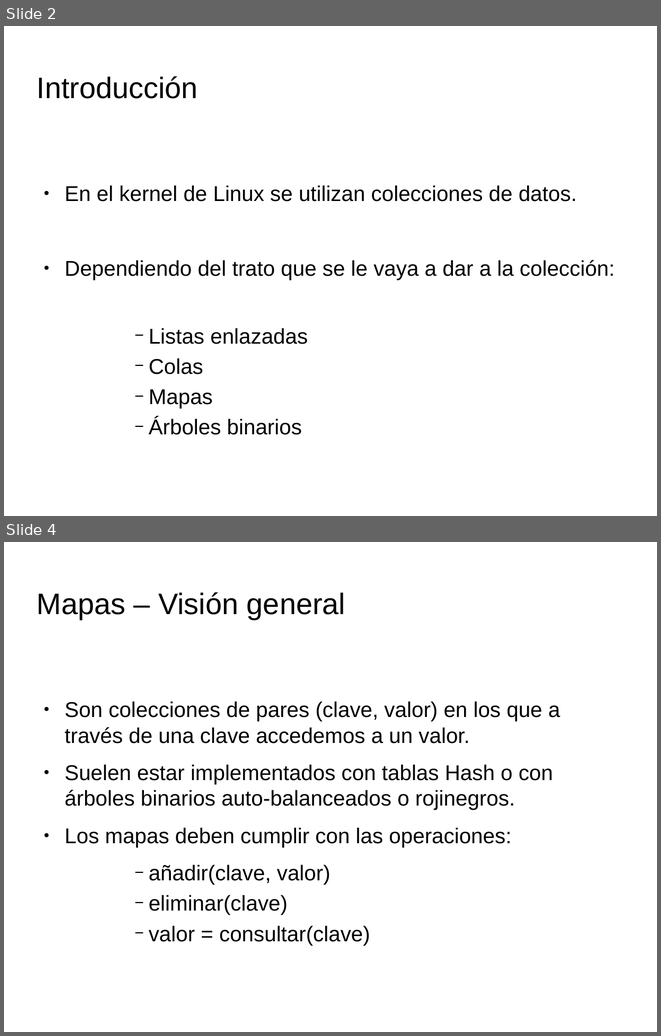
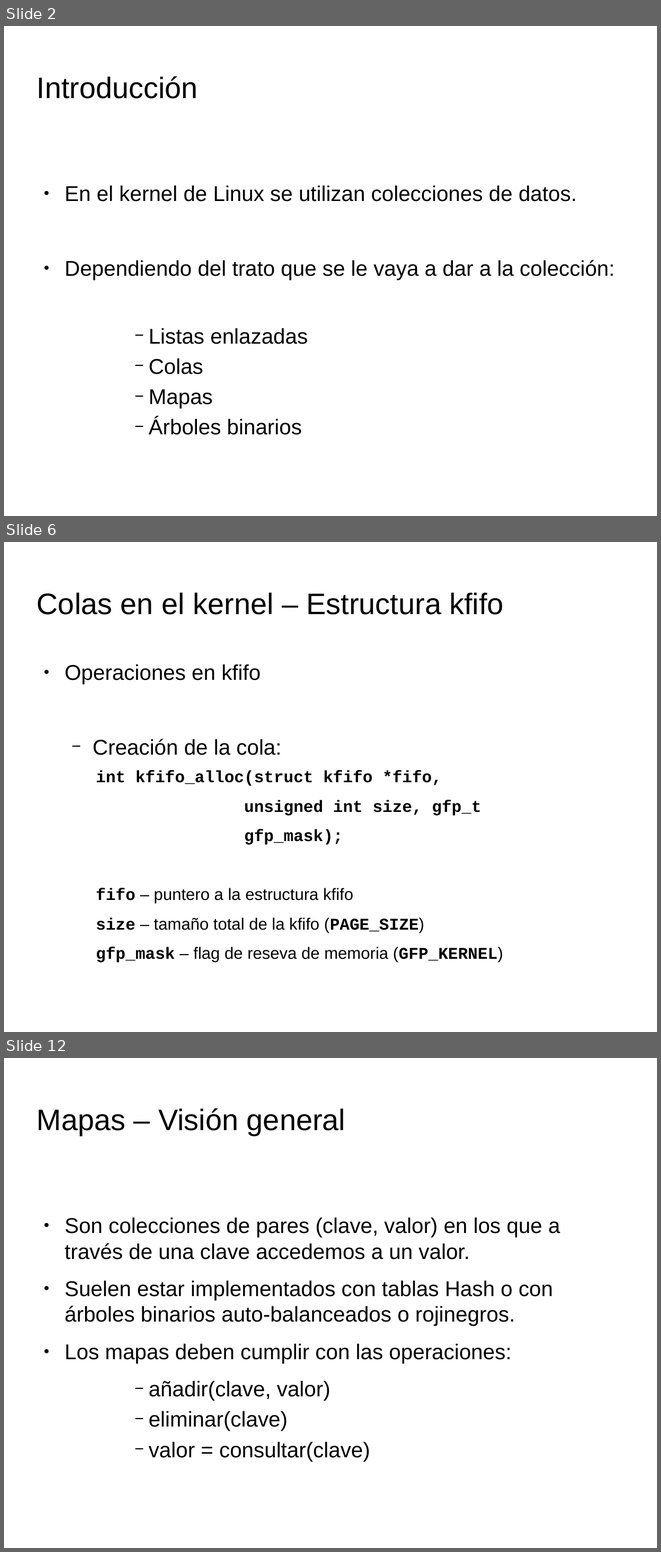
Before and after one commit to tombe85/lin, a slide deck: presentacion/EstructurasDeDatosKernel.odp. Shown one above the other, each under a label of ours: slides 2 and 4 before the commit, slides 2, 6 and 12 after it; the slides between them are not shown. The pictures are 661x1036 and 661x1552 pixels, drawn with LibreOffice and Linux fonts; fonts in the diff are those of the drawing; background and template pictures are left out. Boxes give left, top, right and bottom in pixels: in the first picture for what was removed or moved away, otherwise in the second. Text is boxed around its words. In the diff, an @@ line names an element or a change of style, - is before the commit and + after.

Commit message:
Presentacion: añadido mas datos d las colas

```diff
--- a/presentacion/EstructurasDeDatosKernel.odp
+++ b/presentacion/EstructurasDeDatosKernel.odp
@@ slide 6 added at [4,542,657,1032], background picture (left out) @@
@@ title added at [37,592,504,615], 36 pt, text #000000 @@
+Colas en el kernel – Estructura kfifo
@@ text added at [64,664,503,962], 20 pt, text #000000 @@
+● Operaciones en kfifo
+  − Creación de la cola:
+int kfifo_alloc(struct kfifo *fifo,
+unsigned int size, gfp_t
+gfp_mask);
+fifo – puntero a la estructura kfifo
+size – tamaño total de la kfifo (PAGE_SIZE)
+gfp_mask – flag de reseva de memoria (GFP_KERNEL)
@@ what was slide 4 is now slide 12 @@
```
Also in this commit, not shown: 8 other slides added, 1 slide removed.
